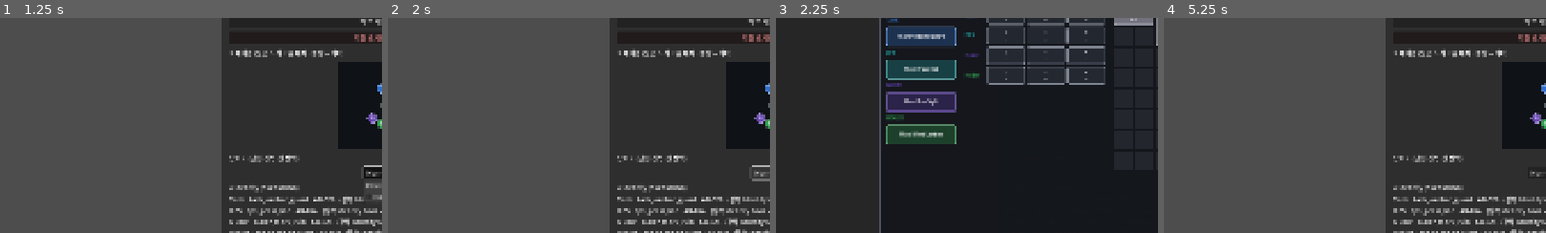
Above: before the commit, frames 1-4 (left to right).
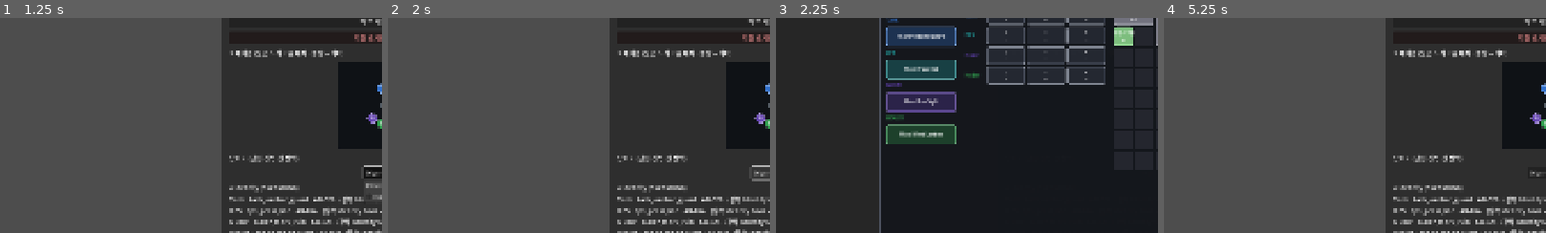
Above: after the commit, the same moments.

Repository: haepari1019/project_tdc_game
Game: Godot game, scene res://scenes/main.tscn
Two runs of this game, one before a commit and one after it. Both use one fixed random seed, a clock stepped at 60 frames per second and the inputs below.
Inputs (mouse positions are % of the whole screen's width and height, from its top left):
- Up to frame 1 (1.25 s): click "Normal" at 0.5 s
- Up to frame 2 (2 s): click "Normal" at 1.25 s
- Up to frame 3 (2.25 s): click "장비·스킬 편집 (스태시 → 캐릭터/백팩)" at 2 s
- Up to frame 4 (5.25 s): click "허브 시설 (승급)" at 2.75 s; click "저장 초기화 (시드로)" at 3.5 s; click "Confirm Loadout" at 4.25 s; tap Enter at 5 s; drag from (50, 47) to (60, 28) at 5.02 s
The pictures show only the part of the screen within x 0-50%, y 26-76%; the shares and areas given below are measured in that part.

Frames 1-2 are identical in both runs. In frame 3, 0.5% of the frame differs, in the area x 88-94%, y 3-13%; in frame 4, nothing differs.

Commit message:
fix: 소비가 런 입장 시 백팩에서 증발 — _ready 초기화 순서 (B I3 후속)
inventory_ui._ready가 _build()(→ _load_backpack_from_autoload)를 _consumables 컨트롤러
생성보다 먼저 호출 → 소비 로드가 add_consumable_to_backpack 래퍼를 타는데 _consumables==null
이라 0 반환(no-op) → 소비만 증발. 기어/스킬북/generic은 컨트롤러를 안 거쳐 멀쩡(증상 일치).
_consumables 생성을 _build() 앞으로 이동. 신선 시드 검증: 런 백팩에 revive 3 로드(이전 0).
ci_smoke PASS.

Co-Authored-By: Claude Opus 4.8 <noreply@anthropic.com>

Diff:
--- a/scripts/ui/inventory/inventory_ui.gd
+++ b/scripts/ui/inventory/inventory_ui.gd
@@ -54,10 +54,12 @@
 	visible = false
 	set_anchors_preset(Control.PRESET_TOP_LEFT)
 	mouse_filter = Control.MOUSE_FILTER_STOP
-	_build()
+	# 소비 컨트롤러를 _build() 전에 — _build의 _load_backpack_from_autoload가 소비를
+	# add_consumable_to_backpack(→ _consumables)로 채운다. null이면 소비만 증발(키 OK).
 	_consumables = ConsumableController.new()
 	add_child(_consumables)
 	_consumables.setup(self)
+	_build()
 	get_viewport().size_changed.connect(_relayout)
 	_window.resized.connect(_center_window)
 	_relayout()
@@ -415,8 +417,7 @@
 	_content_row = row
 
 	# Player backpack — the persistent carried inventory (Backpack autoload). Loose gear/skillbook/
-	# generic items load from there (persist run→run, the B-model SoT). Consumables stay on the
-	# seed/RunLoadout path for I2b. ref: meta-save B refactor.
+	# consumable/generic items all load from there (persist run→run, the B-model SoT — I3). ref: meta-save B refactor.
 	var bp_box := _make_container(row, "BACKPACK", 5, 8)
 	_backpack = bp_box[1]
 	_load_backpack_from_autoload()   # 기어/스킬북/소비/generic 전부 Backpack.loose에서 (시드 포함)
Not shown, added: tools/consumable_load_check.gd.uid
